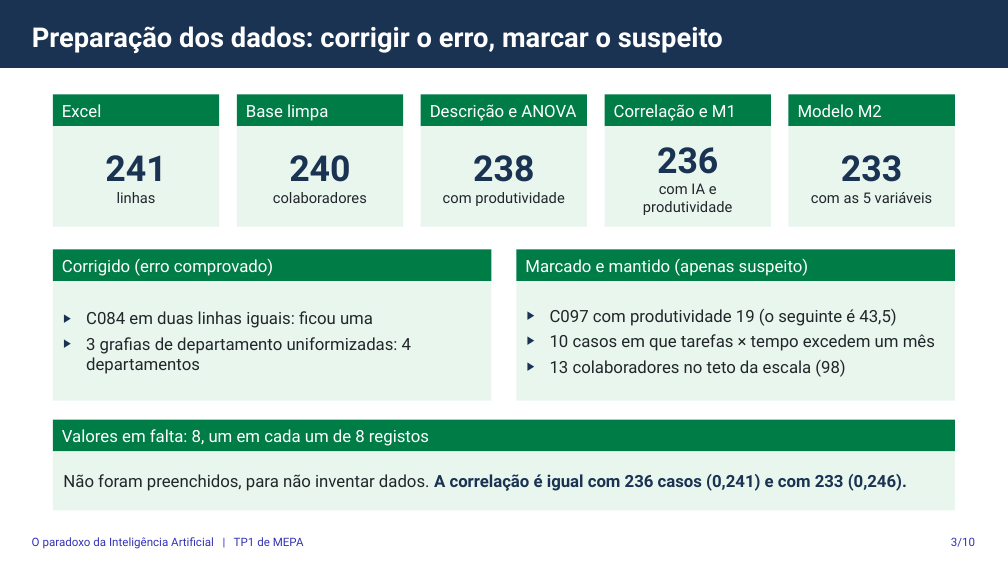
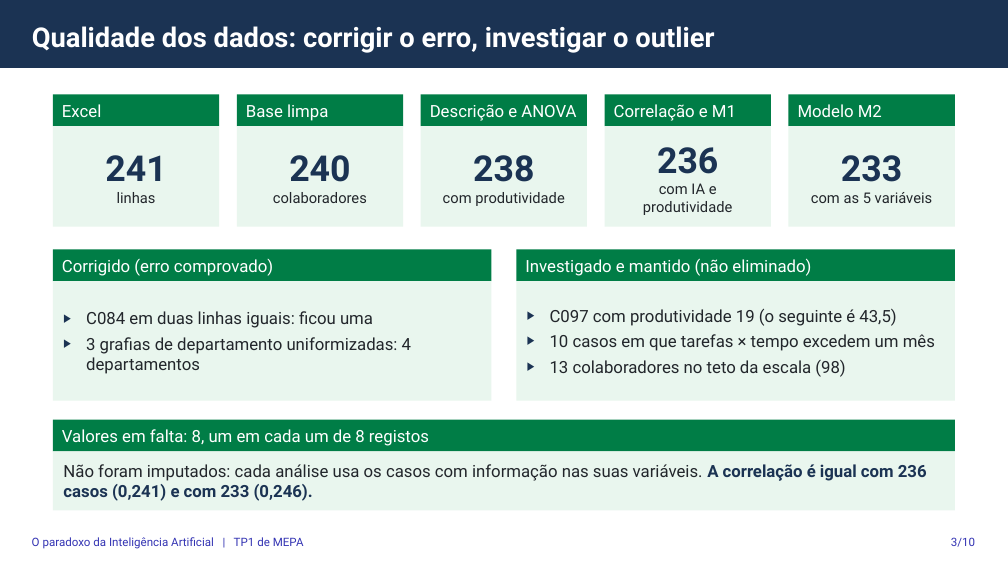
Before and after one commit to gcoutinho-ipca/tp1-mepa-ia-produtividade, a slide deck: slide 3 of Apresentacao_Defesa_TP1_MEPA.pptx. Drawn at 1008x567 pixels with LibreOffice and Linux fonts; fonts in the diff are those of the drawing. Boxes give left, top, right and bottom in pixels: in the first picture for what was removed or moved away, otherwise in the second. Text is boxed around its words. In the diff, an @@ line names an element or a change of style, - is before the commit and + after.

```diff
--- a/Apresentacao_Defesa_TP1_MEPA.pptx
+++ b/Apresentacao_Defesa_TP1_MEPA.pptx
@@ title at <box>32,26,714,53</box>: text changed @@
-Preparação dos dados: corrigir o erro, marcar o suspeito
+Qualidade dos dados: corrigir o erro, investigar o outlier
@@ text in rectangle at <box>525,258,811,276</box>: text changed @@
-Marcado e mantido (apenas suspeito)
+Investigado e mantido (não eliminado)
@@ text in rectangle at <box>63,464,927,501</box>: text changed; text colour #1B3353 to #22262B; bold off @@
-Não foram preenchidos, para não inventar dados. A correlação é igual com 236 casos (0,241) e com 233 (0,246).
+Não foram imputados: cada análise usa os casos com informação nas suas variáveis. A correlação é igual com 236 casos (0,241) e com 233 (0,246).
```
Also in this commit, not shown: 8 other slides changed, 5 other files.
